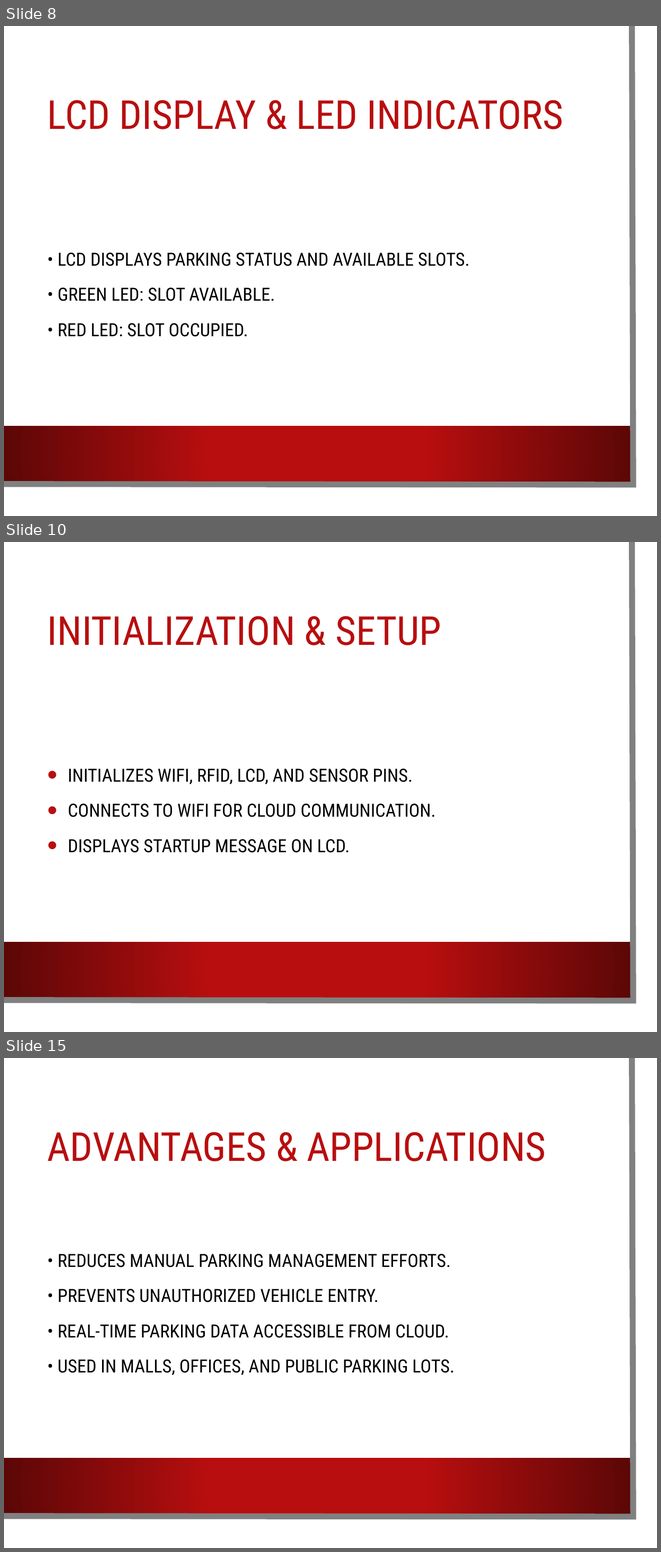
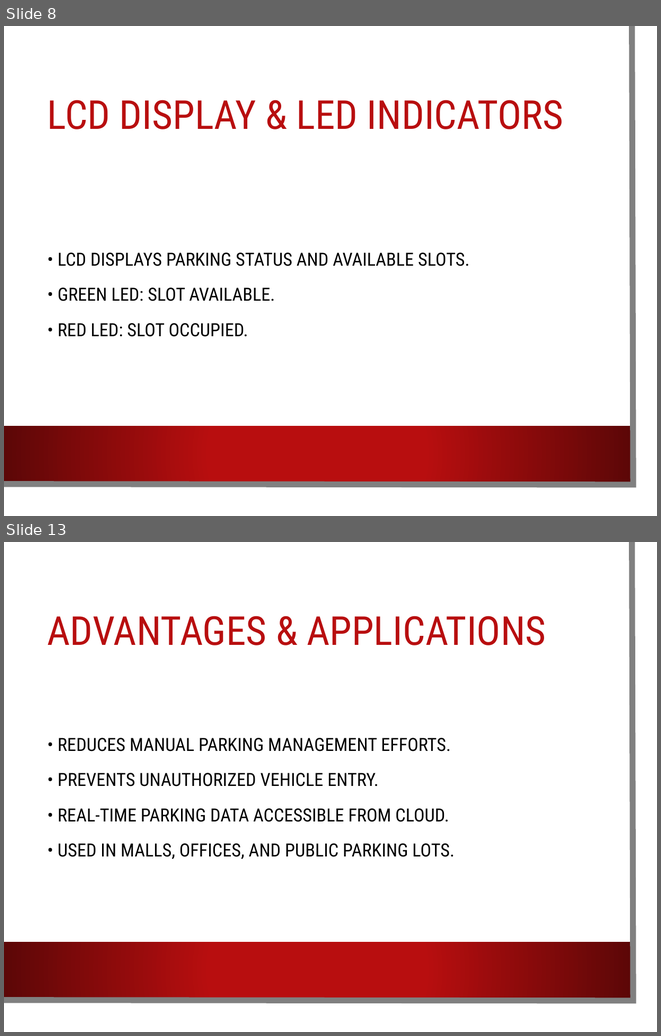
Before and after one commit to IndrayudhB/Smart-Parking-System-using-IoT-RFID, a slide deck: Smart_Parking_System_Presentation.pptx. Shown one above the other, each under a label of ours: slides 8, 10 and 15 before the commit, slides 8 and 13 after it; the slides between them are not shown. The pictures are 661x1552 and 661x1036 pixels, drawn with LibreOffice and Linux fonts; fonts in the diff are those of the drawing; background and template pictures are left out. Boxes give left, top, right and bottom in pixels: in the first picture for what was removed or moved away, otherwise in the second. Text is boxed around its words. In the diff, an @@ line names an element or a change of style, - is before the commit and + after.

```diff
--- a/Smart_Parking_System_Presentation.pptx
+++ b/Smart_Parking_System_Presentation.pptx
@@ slide 10 removed at [4,542,657,1032], background picture (left out); not listed: 3 template elements that a slide beside it also shows @@
@@ title removed at [47,616,441,645] @@
-INITIALIZATION & SETUP
@@ text removed at [68,768,436,853] @@
-• INITIALIZES WIFI, RFID, LCD, AND SENSOR PINS.
-• CONNECTS TO WIFI FOR CLOUD COMMUNICATION.
-• DISPLAYS STARTUP MESSAGE ON LCD.
@@ what was slide 15 is now slide 13 @@
```
Also in this commit, not shown: 4 slides added, 5 other slides removed.
